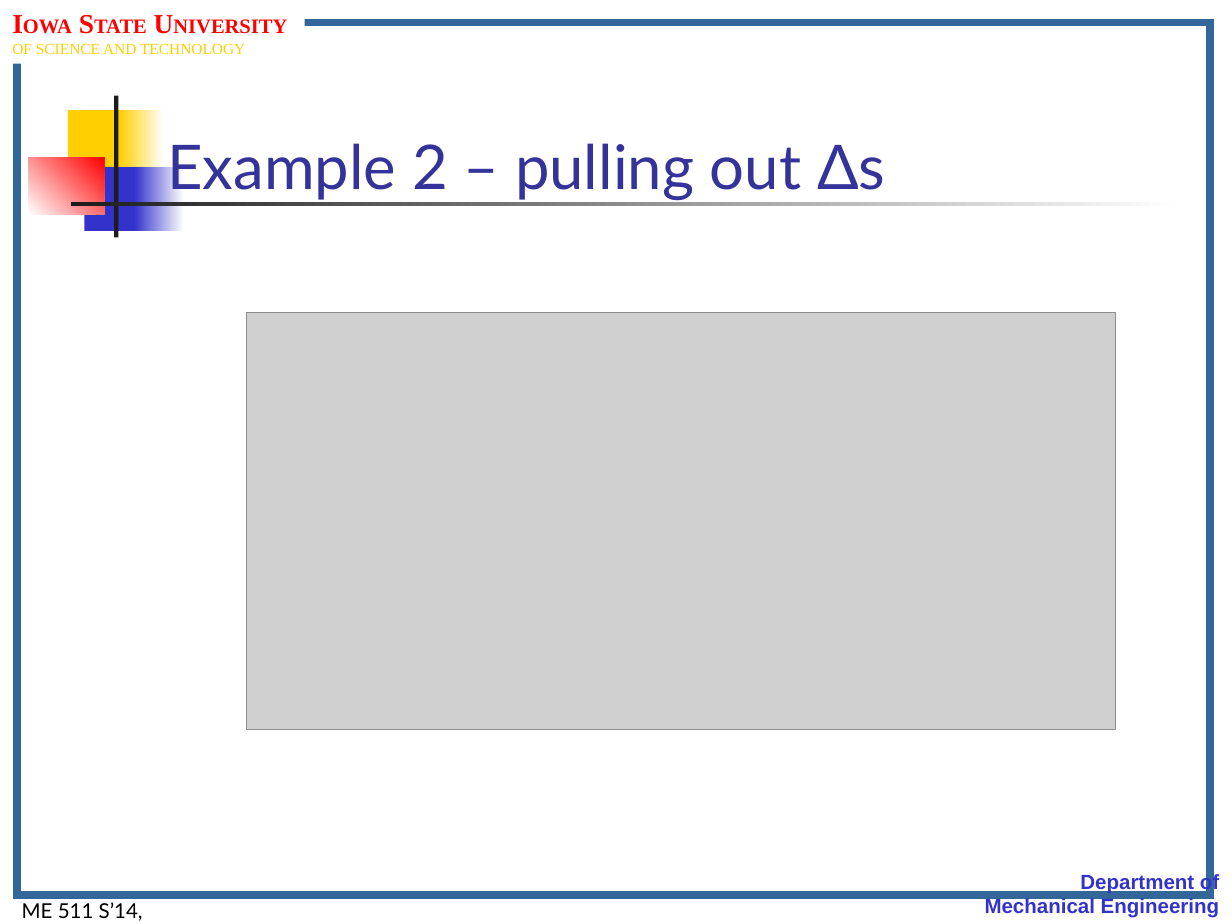
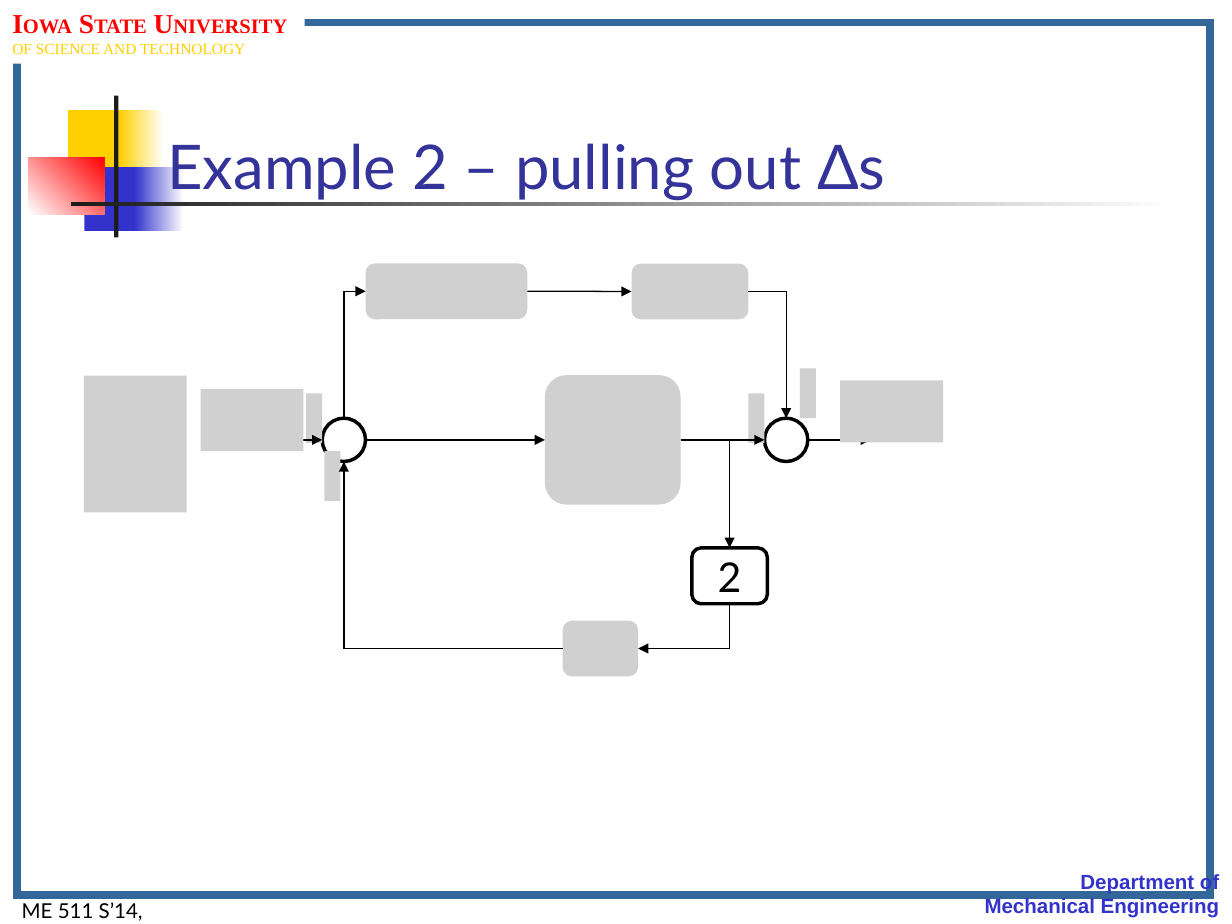
Before and after one commit to jasonnicholson/ME_511_Spring_2014_Lectures, a slide deck: slide 22 of me511_S14__Lect.Notes_Set17.pptm. Drawn at 1232x924 pixels with LibreOffice and Linux fonts; fonts in the diff are those of the drawing; grey boxes stand for pictures; background and template pictures are left out. Boxes give left, top, right and bottom in pixels: in the first picture for what was removed or moved away, otherwise in the second. Text is boxed around its words. In the diff, an @@ line names an element or a change of style, - is before the commit and + after.

```diff
--- a/me511_S14__Lect.Notes_Set17.pptm
+++ b/me511_S14__Lect.Notes_Set17.pptm
@@ picture removed at [246, 313, 1115, 729] @@
@@ picture added at [84, 376, 187, 513] @@
@@ group added at [201, 264, 944, 676]: 10 pictures, 5 elbow arrows, 5 arrows, 2 ellipses, 1 rounded rectangle @@
+2
```
Also in this commit, not shown: 10 other slides changed, 3 slides added, 3 slides removed, 2 other files.
